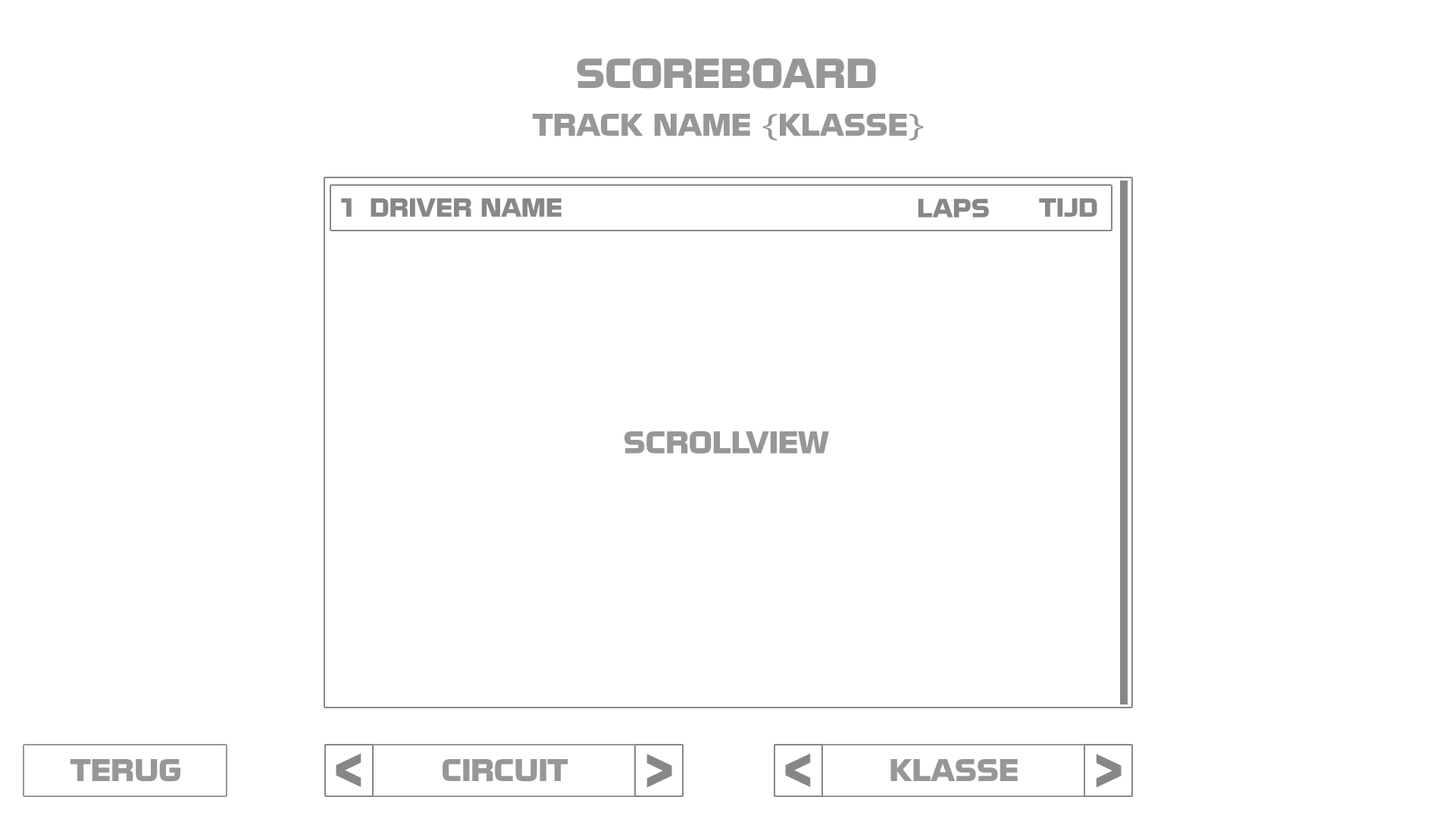
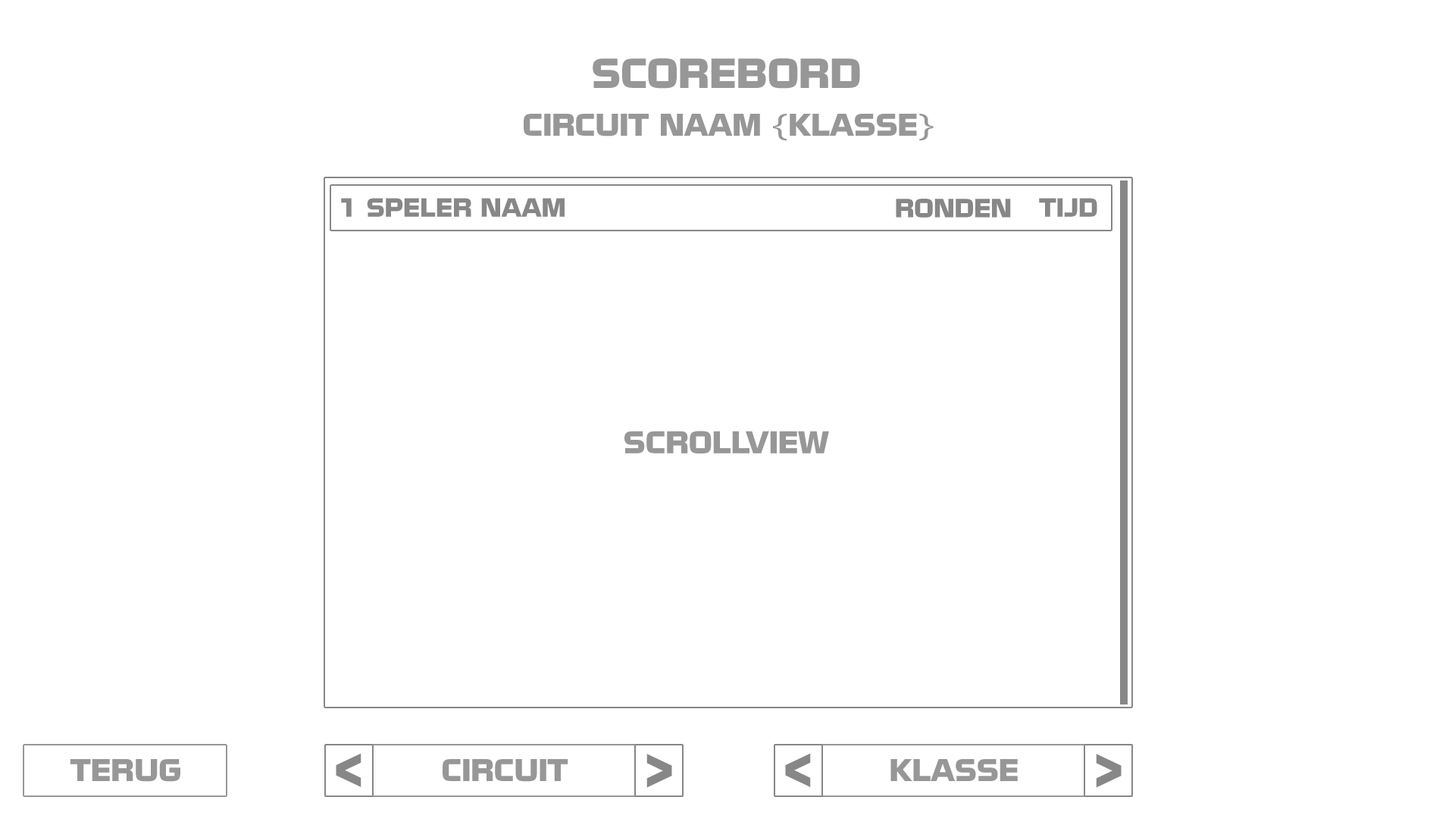
Before/after of a 1455 × 819 layered artwork. What changed in the layer stack:
renamed "LAPS" to "RONDEN", painted on it over [895,198,1012,218]
renamed "DRIVER NAME" to "SPELER NAAM", painted on it over [366,197,565,217]
renamed "TRACK NAME {KLASSE}" to "CIRCUIT NAAM {KLASSE}", painted on it over [523,113,934,141]
renamed "SCOREBOARD" to "SCOREBORD", painted on it over [576,58,877,89]
